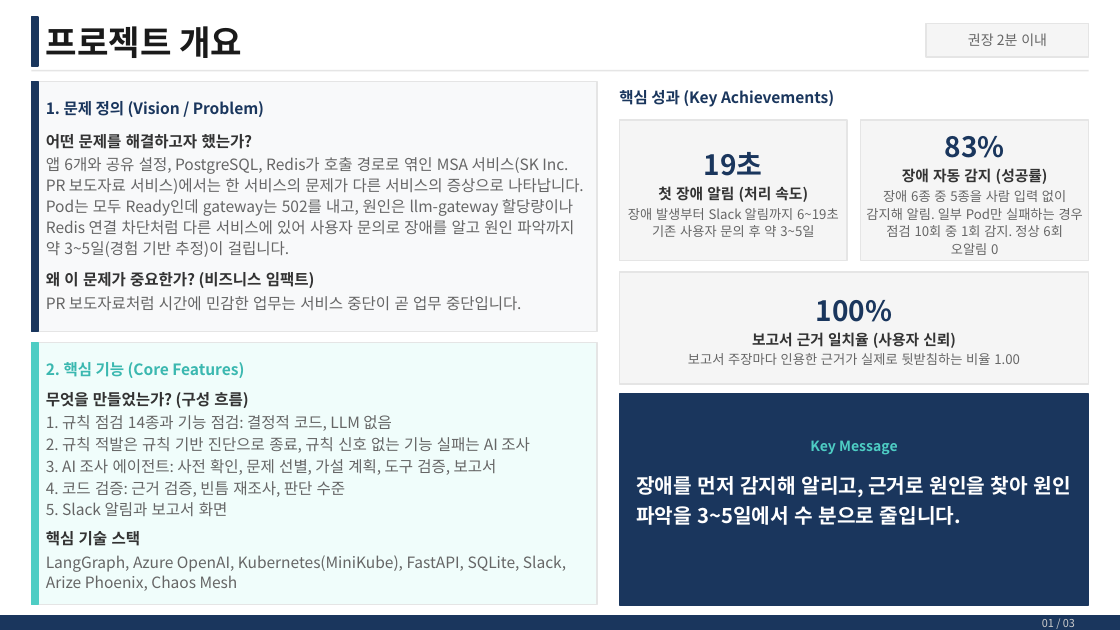
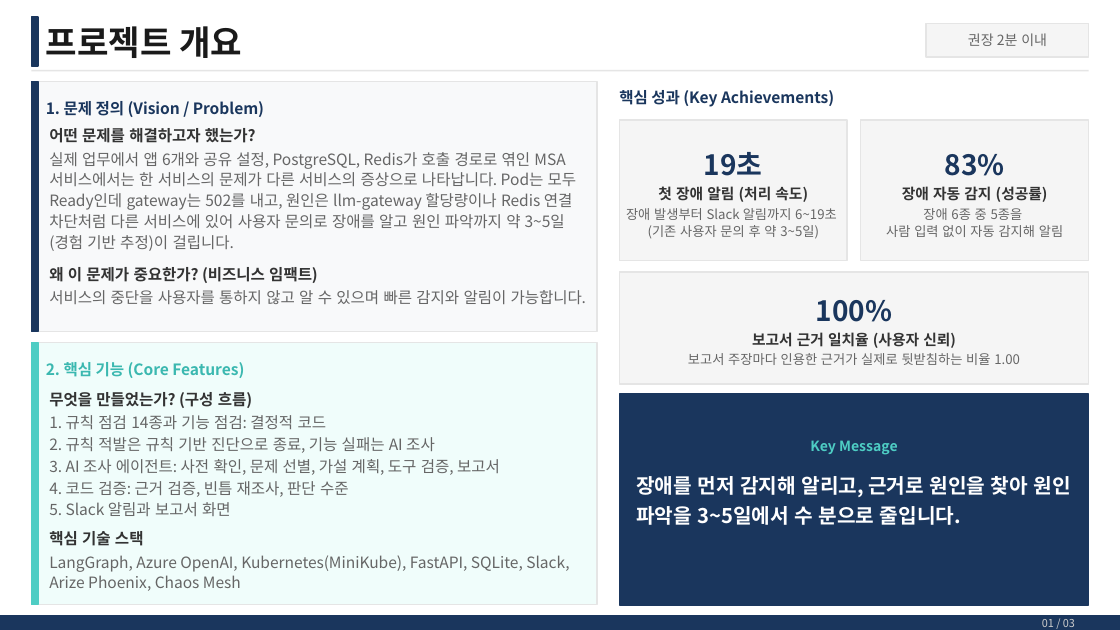
Before and after one commit to skax-jihyeryu/KubeGuardian, a slide deck: slide 2 of docs/산출물/AI_Master_Project_최종발표_류지혜_11791_v0.2.pptx. Drawn at 1120x630 pixels with LibreOffice and Linux fonts; fonts in the diff are those of the drawing. Boxes give left, top, right and bottom in pixels: in the first picture for what was removed or moved away, otherwise in the second. Text is boxed around its words. In the diff, an @@ line names an element or a change of style, - is before the commit and + after.

```diff
--- a/docs/산출물/AI_Master_Project_최종발표_류지혜_11791_v0.2.pptx
+++ b/docs/산출물/AI_Master_Project_최종발표_류지혜_11791_v0.2.pptx
@@ text at (49,152,577,251): text changed @@
-앱 6개와 공유 설정, PostgreSQL, Redis가 호출 경로로 엮인 MSA 서비스(SK Inc. PR 보도자료 서비스)에서는 한 서비스의 문제가 다른 서비스의 증상으로 나타납니다. Pod는 모두 Ready인데 gateway는 502를 내고, 원인은 llm-gateway 할당량이나 Redis 연결 차단처럼 다른 서비스에 있어 사용자 문의로 장애를 알고 원인 파악까지 약 3~5일(경험 기반 추정)이 걸립니다.
+실제 업무에서 앱 6개와 공유 설정, PostgreSQL, Redis가 호출 경로로 엮인 MSA 서비스에서는 한 서비스의 문제가 다른 서비스의 증상으로 나타납니다. Pod는 모두 Ready인데 gateway는 502를 내고, 원인은 llm-gateway 할당량이나 Redis 연결 차단처럼 다른 서비스에 있어 사용자 문의로 장애를 알고 원인 파악까지 약 3~5일(경험 기반 추정)이 걸립니다.
@@ text at (626,208,837,239): text changed @@
-장애 발생부터 Slack 알림까지 6~19초 기존 사용자 문의 후 약 3~5일
+장애 발생부터 Slack 알림까지 6~19초
+(기존 사용자 문의 후 약 3~5일)
@@ text at (886,208,1063,237): text changed @@
-장애 6종 중 5종을 사람 입력 없이 감지해 알림. 일부 Pod만 실패하는 경우 점검 10회 중 1회 감지. 정상 6회 오알림 0
+장애 6종 중 5종을
+사람 입력 없이 자동 감지해 알림
@@ text at (49,290,586,304): text changed @@
-PR 보도자료처럼 시간에 민감한 업무는 서비스 중단이 곧 업무 중단입니다.
+서비스의 중단을 사용자를 통하지 않고 알 수 있으며 빠른 감지와 알림이 가능합니다.
@@ text at (49,415,435,453): text changed @@
-1. 규칙 점검 14종과 기능 점검: 결정적 코드, LLM 없음
-2. 규칙 적발은 규칙 기반 진단으로 종료, 규칙 신호 없는 기능 실패는 AI 조사
+1. 규칙 점검 14종과 기능 점검: 결정적 코드
+2. 규칙 적발은 규칙 기반 진단으로 종료, 기능 실패는 AI 조사
```
Also in this commit, not shown: 3 other slides changed.
